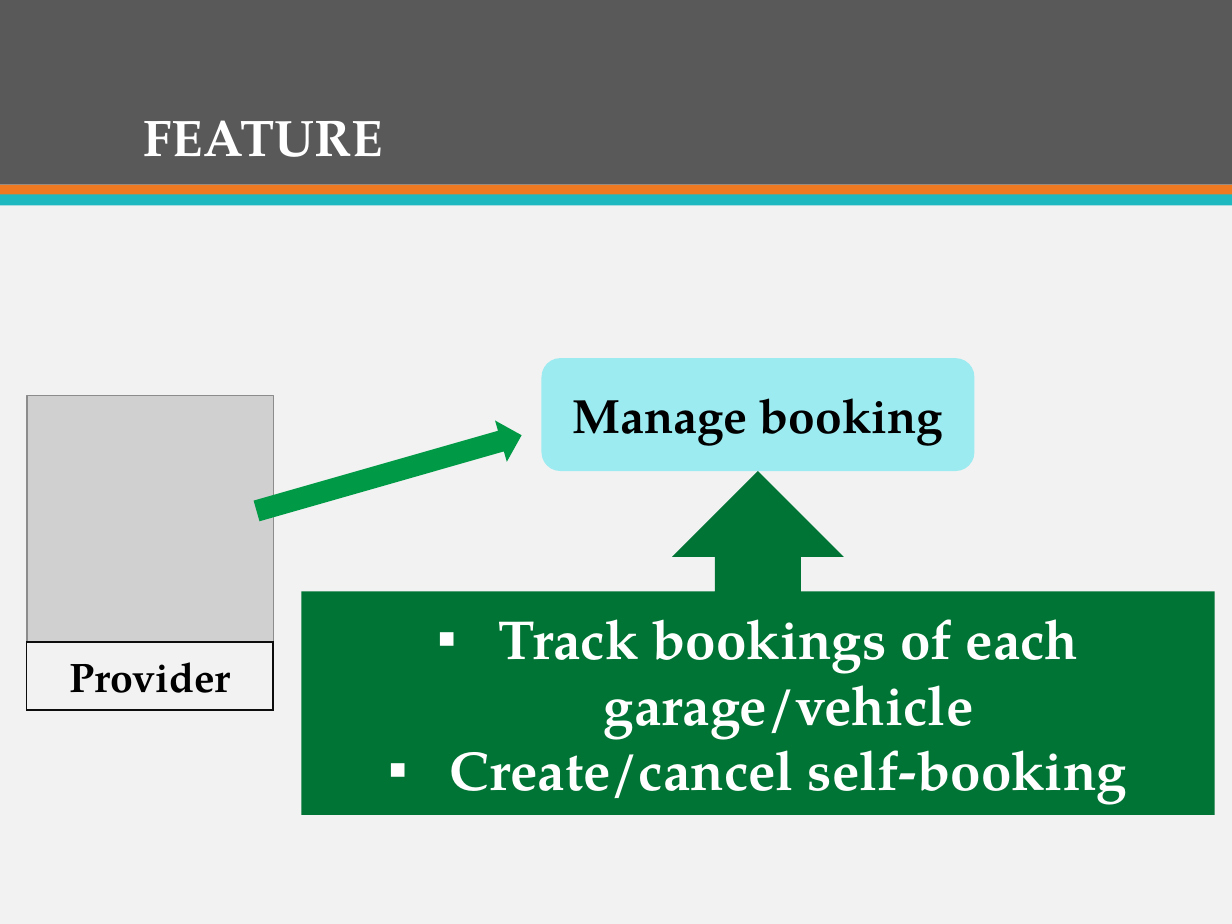
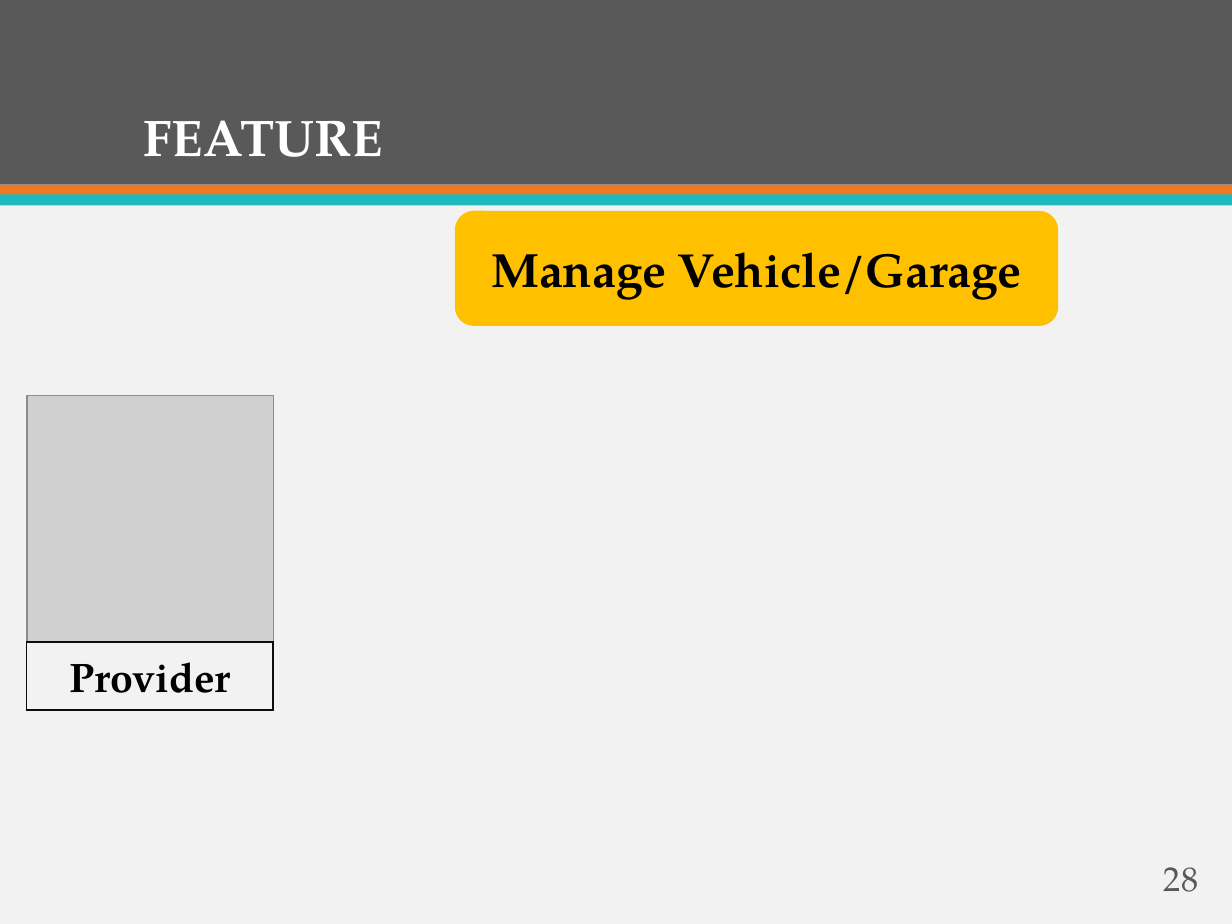
Before and after one commit to firzgard/CarRentalPortal, a slide deck: slide 28 of slide/CAR RENTAL PORTAL-Official.pptx (slide 32 before the commit). Drawn at 1232x924 pixels with LibreOffice and Linux fonts; fonts in the diff are those of the drawing; grey boxes stand for pictures. Boxes give left, top, right and bottom in pixels: in the first picture for what was removed or moved away, otherwise in the second. Text is boxed around its words. In the diff, an @@ line names an element or a change of style, - is before the commit and + after.

```diff
--- a/slide/CAR RENTAL PORTAL-Official.pptx
+++ b/slide/CAR RENTAL PORTAL-Official.pptx
@@ rounded rectangle added at box(455, 211, 1058, 326), fill #FFC000, 28 pt, text #000000, bold @@
+Manage Vehicle/Garage
@@ rounded rectangle removed at box(542, 359, 975, 472) @@
-Manage booking
@@ right arrow removed at box(251, 415, 528, 532) @@
@@ up arrow callout removed at box(302, 471, 1215, 814) @@
-▪ Track bookings of each garage/vehicle
-▪ Create/cancel self-booking
@@ page number added at box(1164, 867, 1198, 892), 20 pt, text #595959 @@
+28
```
Also in this commit, not shown: 59 other slides changed, 4 slides added, 7 slides removed.
